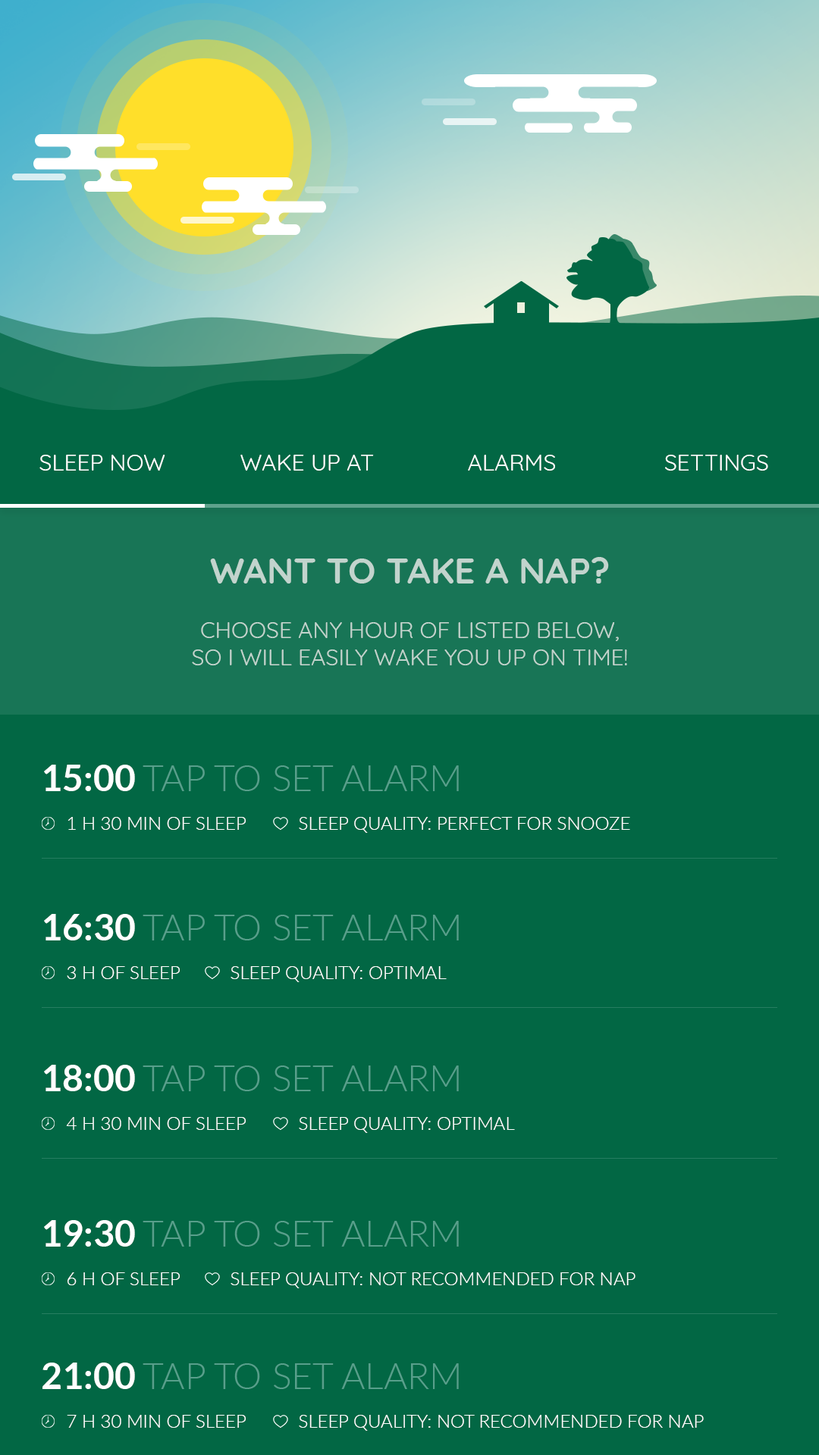
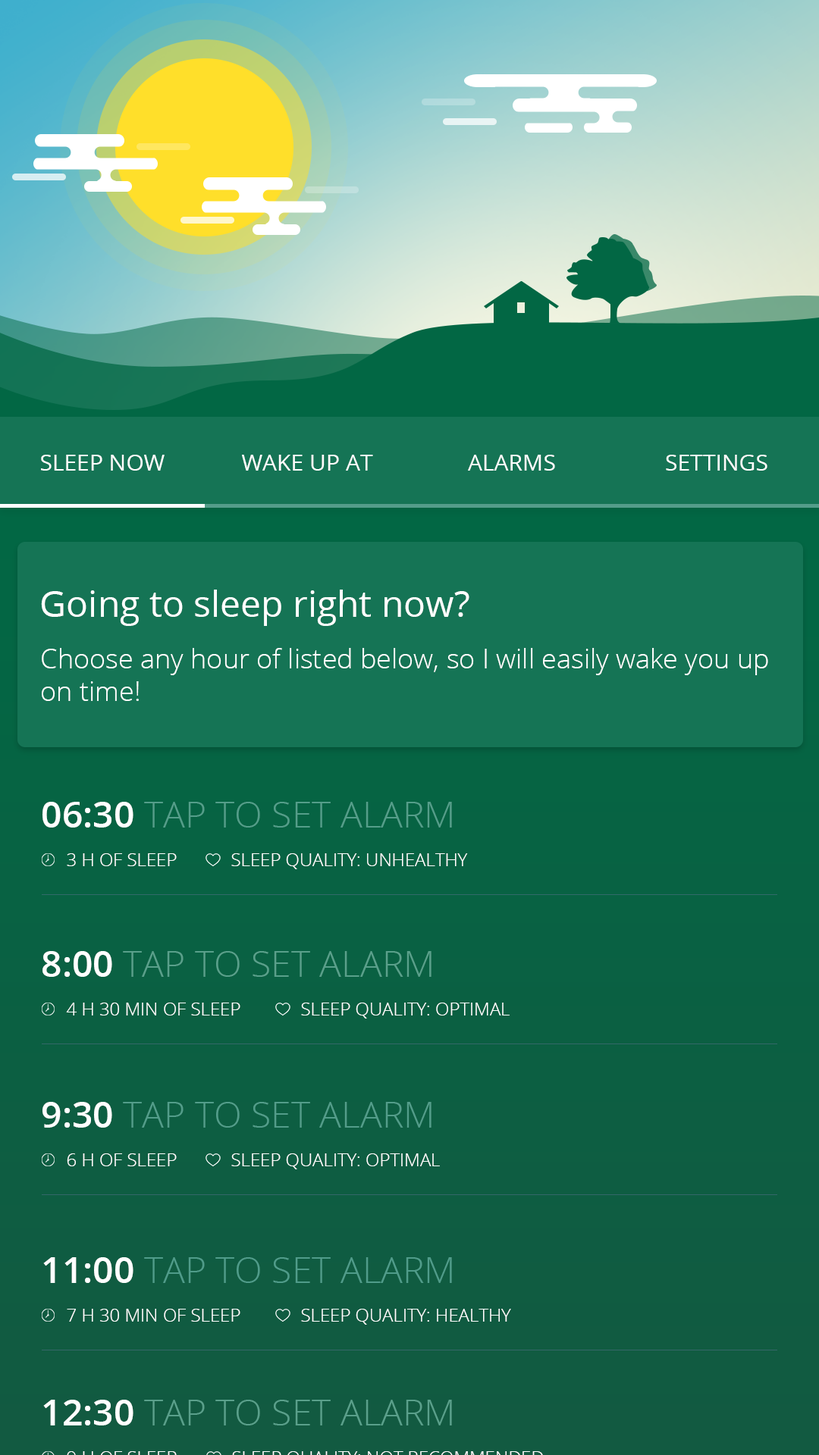
Before/after of a (819, 1455) layered artwork. What changed in the layer stack:
painted on "navbar_background" over [0, 416, 819, 508]
moved "BODY" out of group "main" over [0, 507, 819, 1455]
renamed "text" to "title", opacity 64% → 100%, painted on it over [40, 557, 627, 666]
added layer "Choose any hour of listed below, so I will easily wake you up" in group "hint" over [41, 648, 768, 702]
renamed "background" to "Prostokąt zaokrąglony 2", painted on it over [0, 507, 819, 748]
painted on "SLEEP QUALITY: UNHEALTHY" (1st of 5, in "BODY" › "LIST" › "list_element_1" › "bottom_elements" › "sleep_quality_info") over [231, 817, 630, 870]
painted on "Kształt 1" (1st of 5, in "BODY" › "LIST" › "list_element_1") over [41, 858, 777, 896]
moved "4 h 30 min of sleep" into group "sleep_length_info", painted on it over [65, 1002, 246, 1131]
painted on "Kształt 1" (2nd of 5, in "BODY" › "LIST" › "list_element_2") over [41, 1007, 777, 1045]
moved "6 h of sleep" into group "sleep_length_info", painted on it over [66, 1153, 180, 1286]
painted on "SLEEP QUALITY: UNHEALTHY" (3rd of 5, in "BODY" › "LIST" › "list_element_3" › "bottom_elements" › "sleep_quality_info") over [231, 1117, 515, 1170]
painted on "Kształt 1" (3rd of 5, in "BODY" › "LIST" › "list_element_3") over [41, 1158, 777, 1196]
painted on "SLEEP QUALITY: UNHEALTHY" (4th of 5, in "BODY" › "LIST" › "list_element_4" › "bottom_elements" › "sleep_quality_info") over [230, 1272, 636, 1325]
painted on "Kształt 1" (4th of 5, in "BODY" › "LIST" › "list_element_4") over [41, 1313, 777, 1351]
painted on "SLEEP QUALITY: UNHEALTHY" (5th of 5, in "BODY" › "LIST" › "list_element_5" › "bottom_elements" › "sleep_quality_info") over [231, 1415, 704, 1455]
moved "llist_background" into group "BODY", painted on it over [0, 507, 819, 1455]
…and 31 more changes (7 added, 10 moved_by, 7 painted, 7 removed, 1 stack)
